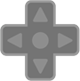
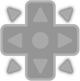
Revision of a layered (80, 81) image; what changed, layer by layer:
added layer "LeftDown" (50%) above "Capa 0" over [4, 4, 76, 77]
"Capa 0": opacity 66% → 50% over [0, 0, 80, 81]
